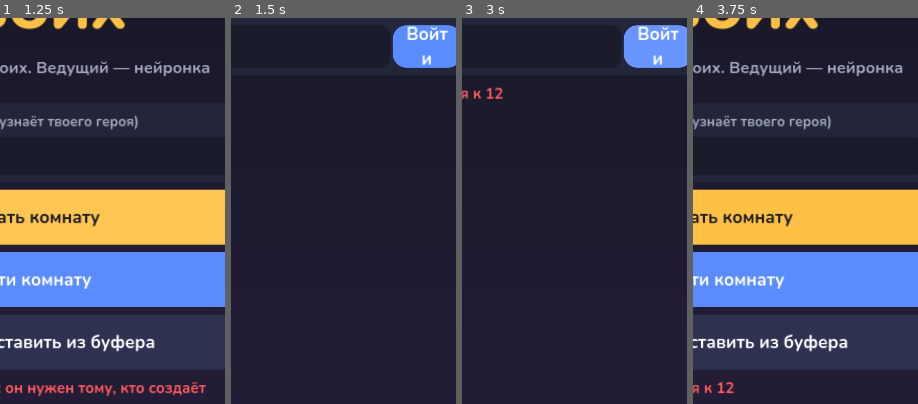
Above: before the commit, frames 1-4 (left to right).
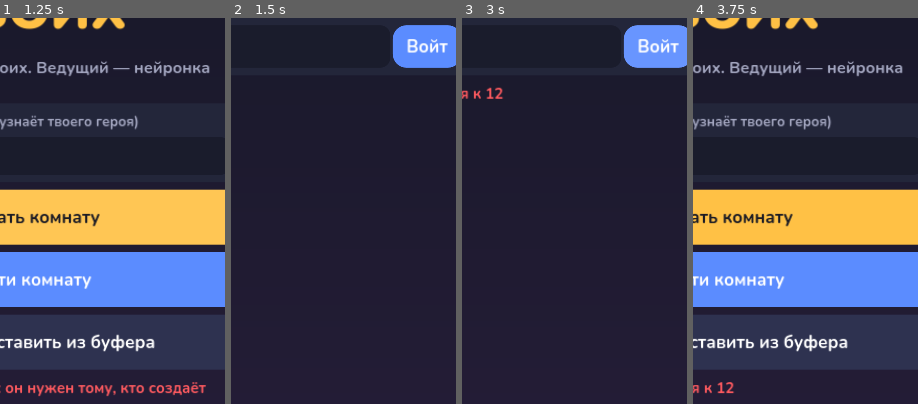
Above: after the commit, the same moments.

Repository: kokazolik/scumai
Game: Godot game, scene res://main.tscn
The game is run twice, just before and just after one commit, with the same random seed, the same clock (stepped at 60 frames per second) and the same inputs.
Inputs (mouse positions are % of the whole screen's width and height, from its top left):
- Up to frame 1 (1.25 s): click "Создать комнату" at 0.5 s
- Up to frame 2 (1.5 s): click "Найти комнату" at 1.25 s
- Up to frame 3 (3 s): click (42, 22) at 2.02 s; type "12" at 2.1 s; click "Войти" at 2.75 s
- Up to frame 4 (3.75 s): click "Назад" at 3.5 s
The pictures show only the part of the screen within x 44-94%, y 18-68%; the shares and areas given below are measured in that part.

Frame 1 is identical in both runs. In frame 2, 0.8% of the frame differs, in the area x 78-97%, y 2-13%; in frame 3, 0.8%; in frame 4, nothing differs.

Commit message:
Хроники двоих: проверки бросает сам игрок, кнопки не растут, своё действие в бою
Ведущий сначала показывает сложность, игрок жмёт «Бросить к20».
Кнопки вариантов с фиксированной высотой (autowrap у Button в 4.3
раздувает высоту). Удар своими словами в бою — обычная атака, если
ведущий не разобрал затею, ход не пропадает.

Co-Authored-By: Claude Opus 5.5 <noreply@anthropic.com>
Claude-Session: https://claude.ai/code/session_01Asjs6heXx4qzswk2j1ZAZK

Diff:
--- a/heroes/scripts/game.gd
+++ b/heroes/scripts/game.gd
@@ -8,6 +8,7 @@
 
 signal state_changed
 signal rolls_shown(rolls: Array)   # для анимации кубиков на всех телефонах
+signal _asks_finished
 
 const R = preload("res://scripts/rules.gd")
 const MapView = preload("res://scripts/map_view.gd")
@@ -48,7 +49,7 @@
 	return {"phase": "lobby", "campaign": {}, "heroes": {}, "log": [], "options": {},
 		"pending": [], "error": "", "save_info": _save_info(), "turn": 0,
 		"map": {"nodes": [], "edges": [], "cur": -1}, "combat": {}, "loot": {}, "shop": {},
-		"rolls": [], "roll_seq": 0}
+		"rolls": [], "roll_seq": 0, "ask": []}
 
 
 func hero_of(pname: String) -> Dictionary:
@@ -222,6 +223,9 @@
 
 
 func on_player_left(_id: int) -> void:
+	for a in state.ask:
+		if not a.done and not (str(a.who) in Net.players.values()):
+			_do_roll(str(a.who))
 	if phase == "play" and _all_acted():
 		_resolve()
 	elif phase == "create" and _all_have_heroes() and not state.heroes.is_empty():
@@ -384,7 +388,10 @@
 
 	# 1) какие нужны проверки
 	var rolls := []
-	var res: Dictionary = await LLM.chat_json(_checks_prompt(acts), 0.3, 400)
+	var res: Dictionary = await LLM.chat_json(_checks_prompt(acts), 0.3, 500)
+	if not Net.is_host():
+		return
+	var asks := []
 	if res.ok and res.data.get("checks") is Array:
 		var seen := {}
 		for c in res.data.checks:
@@ -393,24 +400,20 @@
 			var pname := _player_by_hero(str(c.get("who", "")))
 			if pname == "" or seen.has(pname) or not acts.has(pname):
 				continue
-			var r := _check(pname, str(c.get("kind", "skill")), str(c.get("name", "")), int(c.get("dc", 12)),
+			var a := _make_ask(pname, str(c.get("kind", "skill")), str(c.get("name", "")), int(c.get("dc", 12)),
 				int(c.get("adv", 0)), str(c.get("why", "")))
-			if r.is_empty():
+			if a.is_empty():
 				continue
 			seen[pname] = true
-			rolls.append(r)
+			asks.append(a)
+	if asks.size() > 0:
+		rolls = await _ask_rolls(asks, "roll")
 	var t0 := Time.get_ticks_msec()
-	if rolls.size() > 0:
-		_show_rolls(rolls)
-		for r in rolls:
-			_log("roll", r.hero, r.text)
-		_set_phase("thinking")
+	_set_phase("thinking")
 
 	# 2) рассказ
 	res = await LLM.chat_json(_narrate_prompt(_acts_text(acts), rolls, ""), 0.9, 1400)
-	var wait := (2300 * rolls.size()) - (Time.get_ticks_msec() - t0)
-	if rolls.size() > 0 and wait > 0:
-		await get_tree().create_timer(wait / 1000.0).timeout
+	await _wait_rolls(300)
 	_busy = false
 	if not Net.is_host():
 		return
@@ -460,6 +463,82 @@
 		_update_chronicle()
 
 
+## Готовит проверку, которую игрок бросит сам: показываем сложность, ждём нажатия «Бросить».
+func _make_ask(pname: String, kind: String, what: String, dc: int, adv: int, why: String) -> Dictionary:
+	var h: Dictionary = state.heroes[pname]
+	var info := _check_info(h, kind, what)
+	if info.is_empty():
+		return {}
+	return {"who": pname, "hero": h.name, "kind": kind, "what": what, "label": info.label, "bonus": info.bonus,
+		"dc": clampi(dc, 5, 25), "adv": clampi(adv, -1, 1), "why": why, "done": false}
+
+
+## Ставит проверки игрокам и ждёт, пока все бросят. Отсутствующие бросают автоматически.
+func _ask_rolls(asks: Array, ask_phase: String) -> Array:
+	state.ask = asks
+	if ask_phase != "":
+		phase = ask_phase
+		state.phase = ask_phase
+	_broadcast()
+	for a in asks:
+		if not (str(a.who) in Net.players.values()):
+			_do_roll(str(a.who))
+	if not _asks_done():
+		await _asks_finished
+	var rolls := []
+	for a in state.ask:
+		if a.has("result"):
+			rolls.append(a.result)
+	state.ask = []
+	return rolls
+
+
+func _asks_done() -> bool:
+	for a in state.ask:
+		if not a.done:
+			return false
+	return true
+
+
+func roll_now() -> void:
+	_roll_rpc.rpc_id(1)
+
+
+@rpc("any_peer", "call_local", "reliable")
+func _roll_rpc() -> void:
+	if Net.is_host():
+		_do_roll(_sender_name())
+
+
+func _do_roll(pname: String) -> void:
+	for a in state.ask:
+		if str(a.who) == pname and not a.done:
+			var r := _check(pname, str(a.kind), str(a.what), int(a.dc), int(a.adv), str(a.why))
+			if r.is_empty():
+				r = _check(pname, "ability", "СИЛ", int(a.dc), 0, str(a.why))
+			a.done = true
+			a.result = r
+			_show_rolls([r])
+			_log("roll", r.hero, r.text)
+			_broadcast()
+			if _asks_done():
+				# даём докатиться последнему кубику
+				get_tree().create_timer(maxf(0.1, (_rolls_until - Time.get_ticks_msec()) / 1000.0)).timeout.connect(func(): _asks_finished.emit())
+			return
+
+
+func _check_info(h: Dictionary, kind: String, what: String) -> Dictionary:
+	what = what.strip_edges()
+	if kind == "save" or what.to_lower().begins_with("спас"):
+		var a := _ability_from(what)
+		return {} if a == "" else {"label": "спасбросок " + a, "bonus": R.save_bonus(h, a)}
+	var s := _skill_from(what)
+	if s != "":
+		return {"label": s, "bonus": R.skill_bonus(h, s)}
+	var a2 := _ability_from(what)
+	return {} if a2 == "" else {"label": str(R.AB_NAME[a2]), "bonus": R.amod(h, a2)}
+
+
 ## Проверка навыка / спасбросок / характеристика. Возвращает описание броска.
 func _check(pname: String, kind: String, what: String, dc: int, adv: int, why: String) -> Dictionary:
 	var h: Dictionary = state.heroes[pname]
@@ -493,7 +572,8 @@
 	var txt := "%s (%s): к20 = %d%s%s = %d против %d — %s" % [label, why, r.value, _sgn(bonus),
 		(" + вдохновение %d" % r.insp) if r.insp > 0 else "", total, dc, outcome]
 	return {"who": pname, "hero": h.name, "label": "%s · %s" % [h.name, label], "d20": r.value, "d20b": r.other,
-		"adv": r.adv, "mod": bonus + r.insp, "total": total, "dc": dc, "outcome": outcome, "text": txt}
+		"adv": r.adv, "mod": bonus + r.insp, "total": total, "dc": dc, "outcome": outcome, "text": txt,
+		"kind": "save" if label.begins_with("спас") else "check"}
 
 
 func _skill_from(s: String) -> String:
@@ -1083,8 +1163,10 @@
 		var crit := v == 20 or (hit and int(h.hp) <= 0)
 		var line := "%s атакует %s: %d против КД %d — " % [en.name, h.name, total, hac]
 		var outcome := "промах"
+		var dealt := -1
 		if hit:
 			var dmg := _roll_damage(str(en.dmg), crit)
+			dealt = dmg
 			outcome = "критическое попадание" if crit else "попадание"
 			line += "%s, %d урона." % [outcome, dmg]
 			var extra := _damage_hero(target, dmg, crit)
@@ -1096,7 +1178,8 @@
 			line += "промах."
 		_log("cbt", en.name, line)
 		rolls.append({"label": "%s ⚔ %s" % [en.name, h.name], "d20": v, "d20b": -1 if adv == 0 else (b if v == a else a),
-			"adv": adv, "mod": int(en.atk), "total": total, "dc": hac, "outcome": outcome})
+			"adv": adv, "mod": int(en.atk), "total": total, "dc": hac, "outcome": outcome,
+			"kind": "enemy", "dmg": dealt, "target": target})
 	_show_rolls(rolls)
 
 
@@ -1136,7 +1219,7 @@
 		else:
 			_log("cbt", h.name, "%s: спасбросок от смерти %d — провал (%d/3)." % [h.name, v, h.death_f])
 	_show_rolls([{"label": "%s · спасбросок от смерти" % h.name, "d20": v, "d20b": -1, "adv": 0, "mod": 0,
-		"total": v, "dc": 10, "outcome": outcome}])
+		"total": v, "dc": 10, "outcome": outcome, "kind": "death"}])
 
 
 ## Конец боя: победа, поражение или бегство. Возвращает true, если бой закончен.
@@ -1271,10 +1354,10 @@
 			state.heroes[to].inspired = true
 			_log("cbt", h.name, "%s вдохновляет %s песней: +1к6 к следующему броску." % [h.name, state.heroes[to].name])
 		"flee":
-			var r := _check(pname, "skill", "Акробатика", 10 + _alive_enemies().size(), 0, "сбежать")
-			_show_rolls([r])
-			_log("roll", h.name, r.text)
-			if r.outcome.contains("успех"):
+			_busy = true
+			var rr: Array = await _ask_rolls([_make_ask(pname, "skill", "Акробатика", 10 + _alive_enemies().size(), 0, "сбежать")], "")
+			_busy = false
+			if rr.size() > 0 and str(rr[0].outcome).contains("успех"):
 				c.fled = true
 		"free":
 			_busy = true
@@ -1325,6 +1408,7 @@
 		var crit: bool = r.value == 20 or (hit and en.asleep and not info.ranged)
 		var line := "%s бьёт %s (%s): %d против КД %d — " % [h.name, en.name, info.name, total, en.ac]
 		var outcome := "промах"
+		var dealt := -1
 		if hit:
 			var dmg := _roll_damage(str(info.dice), crit) + int(info.bonus)
 			var sneak := ""
@@ -1334,13 +1418,15 @@
 				dmg += sd
 				sneak = " + скрытая атака"
 			dmg = maxi(1, dmg)
+			dealt = dmg
 			outcome = "критическое попадание" if crit else "попадание"
 			line += "%s%s, %d урона. %s" % [outcome, sneak, dmg, _hit_enemy(ti, dmg, "")]
 		else:
 			line += "промах."
 		_log("cbt", h.name, line)
 		rolls.append({"label": "%s ⚔ %s" % [h.name, en.name], "d20": r.value, "d20b": r.other, "adv": r.adv,
-			"mod": int(info.atk) + r.insp, "total": total, "dc": int(en.ac), "outcome": outcome})
+			"mod": int(info.atk) + r.insp, "total": total, "dc": int(en.ac), "outcome": outcome,
+			"kind": "attack", "dmg": dealt, "dmg_text": "%s%+d" % [R.dice_ru(str(info.dice)), int(info.bonus)]})
 	_show_rolls(rolls)
 	return true
 
@@ -1383,14 +1469,17 @@
 				var hit: bool = (total >= int(en.ac) or r.value == 20) and r.value != 1
 				var crit: bool = r.value == 20
 				var line := "%s в %s: %d против КД %d — " % [head, en.name, total, en.ac]
+				var dealt := -1
 				if hit:
 					var dmg := _roll_damage(dice, crit)
+					dealt = dmg
 					line += "попадание, %d урона. %s" % [dmg, _hit_enemy(ti, dmg, "")]
 				else:
 					line += "промах."
 				_log("cbt", h.name, line)
 				rolls.append({"label": "%s · %s" % [h.name, sp.name], "d20": r.value, "d20b": r.other, "adv": r.adv,
-					"mod": sa + r.insp, "total": total, "dc": int(en.ac), "outcome": ("попадание" if hit else "промах")})
+					"mod": sa + r.insp, "total": total, "dc": int(en.ac), "outcome": ("попадание" if hit else "промах"),
+					"kind": "spell", "dmg": dealt})
 		"auto":
 			var ti := _target_enemy(int(target) if (target is int or target is float) else -1)
 			if ti < 0:
@@ -1470,24 +1559,37 @@
 	_log("act", h.name, text)
 	state.combat.wait = true
 	_broadcast()
-	var res: Dictionary = await LLM.chat_json(_free_combat_prompt(pname, text), 0.5, 400)
+	var res: Dictionary = await LLM.chat_json(_free_combat_prompt(pname, text), 0.5, 700)
 	if state.combat.is_empty():
 		return
 	state.combat.erase("wait")
-	if not res.ok:
-		_log("cbt", h.name, "Ведущий не понял затею, %s теряет ход." % h.name)
+	var low := text.to_lower()
+	var plain_attack := false
+	for w in ["бью", "бьёт", "бить", "удар", "атак", "рублю", "рубан", "колю", "режу", "стреля", "пронза", "мечом", "топором", "кинжал"]:
+		if low.contains(w):
+			plain_attack = true
+	if not res.ok or (plain_attack and not low.contains("толк") and not low.contains("брос")):
+		# обычный удар своими словами — просто атакуем, ход не теряется
+		var target: int = int(_last_target.get(pname, -1))
+		for i in _alive_enemies():
+			var nm := str(state.combat.enemies[i].base_name).to_lower()
+			if nm.length() >= 4 and low.contains(nm.left(nm.length() - 2)):
+				target = i
+				break
+		_hero_attack(pname, target)
 		return
 	var d: Dictionary = res.data
 	var chk = d.get("check")
 	if not (chk is Dictionary) or str(chk.get("name", "")) == "":
 		chk = {"kind": "skill", "name": "Атлетика", "dc": 13}
-	var success := false
-	var r := _check(pname, str(chk.get("kind", "skill")), str(chk.name), clampi(int(chk.get("dc", 13)), 10, 20), int(chk.get("adv", 0)), "затея")
-	if r.is_empty():
-		r = _check(pname, "skill", "Атлетика", 13, 0, "затея")
-	_show_rolls([r])
-	_log("roll", h.name, r.text)
-	success = r.outcome.contains("успех")
+	var a := _make_ask(pname, str(chk.get("kind", "skill")), str(chk.name), clampi(int(chk.get("dc", 13)), 10, 20), int(chk.get("adv", 0)), "затея")
+	if a.is_empty():
+		a = _make_ask(pname, "skill", "Атлетика", 13, 0, "затея")
+	var rr: Array = await _ask_rolls([a], "")
+	if state.combat.is_empty() or rr.is_empty():
+		return
+	var r: Dictionary = rr[0]
+	var success: bool = r.outcome.contains("успех")
 	var txt := str(d.get("success" if success else "fail", ""))
 	if txt != "":
 		_log("gm", "", txt)
--- a/heroes/scripts/main.gd
+++ b/heroes/scripts/main.gd
@@ -275,12 +275,10 @@
 	var nc := _card()
 	nc.add_child(_label("Новая кампания: выбери мир", 24, C_MUTED))
 	for i in Game.SETTINGS.size():
-		var b := _button(Game.SETTINGS[i], C_PURPLE if i == _setting else C_CARD2, func():
+		var b := _wrap_button(Game.SETTINGS[i], C_PURPLE if i == _setting else C_CARD2, func():
 			_setting = i
 			screen = ""
-			_refresh())
-		b.custom_minimum_size.y = 76
-		b.add_theme_font_size_override("font_size", 24)
+			_refresh(), 23, 80)
 		nc.add_child(b)
 	nc.add_child(_label("Пожелания ведущему (необязательно)", 22, C_MUTED))
 	var wish := LineEdit.new()
@@ -667,8 +665,14 @@
 func _bottom_mode() -> String:
 	var me := Game.my_pname()
 	var h := Game.my_hero()
+	var asks: Array = Game.state.get("ask", [])
+	if asks.size() > 0:
+		var sig := "ask"
+		for a in asks:
+			sig += "%s%s" % [a.who, a.done]
+		return sig
 	match Game.phase:
-		"thinking":
+		"thinking", "roll":
 			return "thinking"
 		"combat":
 			if Game.state.combat.get("wait", false):
@@ -709,6 +713,9 @@
 		b.add_child(l)
 		return
 	refs.erase("dots")
+	if mode.begins_with("ask"):
+		_build_ask(b)
+		return
 	if mode.begins_with("myturn"):
 		_build_turn_menu(b)
 		return
@@ -738,16 +745,7 @@
 	input.text = _draft
 	refs.action_input = input
 	for o in opts:
-		var ob := Button.new()
-		ob.text = "› " + str(o)
-		ob.alignment = HORIZONTAL_ALIGNMENT_LEFT
-		ob.autowrap_mode = TextServer.AUTOWRAP_WORD_SMART
-		ob.add_theme_font_size_override("font_size", 22)
-		ob.add_theme_color_override("font_color", C_ACCENT)
-		ob.add_theme_stylebox_override("normal", _box(C_CARD, 12, 10))
-		ob.add_theme_stylebox_override("hover", _box(C_CARD2, 12, 10))
-		ob.add_theme_stylebox_override("pressed", _box(C_CARD2, 12, 10))
-		ob.pressed.connect(func(): input.text = str(o))
+		var ob := _wrap_button("› " + str(o), C_CARD, func(): input.text = str(o), 21, 60, C_ACCENT)
 		b.add_child(ob)
 	b.add_child(input)
 	var row := HBoxContainer.new()
@@ -760,6 +758,27 @@
 	go.custom_minimum_size.y = 80
 	row.add_child(go)
 	b.add_child(row)
+
+
+func _build_ask(b: VBoxContainer) -> void:
+	for a in Game.state.ask:
+		var c := _card(Color("2b2547"))
+		var adv := ""
+		if int(a.adv) > 0:
+			adv = " · с преимуществом"
+		elif int(a.adv) < 0:
+			adv = " · с помехой"
+		c.add_child(_label("Проверка: %s — %s" % [a.hero, a.label], 24, C_ACCENT))
+		c.add_child(_label("Сложность %d · бонус %+d%s%s" % [int(a.dc), int(a.bonus), adv, (" · " + str(a.why)) if str(a.why) != "" else ""], 22, C_INK))
+		if a.done:
+			c.add_child(_label("Брошено", 22, C_GREEN))
+		elif str(a.who) == Game.my_pname():
+			var rb := _button("🎲 Бросить к20", C_ACCENT, func():
+				Game.roll_now())
+			c.add_child(rb)
+		else:
+			c.add_child(_label("Ждём, когда %s бросит кубик" % a.hero, 22, C_MUTED))
+		b.add_child(c.get_parent())
 
 
 func _wait_text() -> String:
@@ -1293,7 +1312,7 @@
 	b.text = text
 	b.custom_minimum_size = Vector2(0, 88)
 	b.add_theme_font_size_override("font_size", 28)
-	b.autowrap_mode = TextServer.AUTOWRAP_WORD_SMART
+	b.text_overrun_behavior = TextServer.OVERRUN_TRIM_ELLIPSIS
 	var dark := color.get_luminance() > 0.55
 	b.add_theme_stylebox_override("normal", _box(color, 22))
 	b.add_theme_stylebox_override("hover", _box(color.lightened(0.08), 22))
@@ -1336,8 +1355,29 @@
 
 
 func _menu_button(text: String, color: Color, cb: Callable) -> Button:
-	var b := _small_wide_button(text, color, cb)
-	b.alignment = HORIZONTAL_ALIGNMENT_LEFT
+	return _wrap_button(text, color, cb, 21, 72)
+
+
+## Кнопка с переносом строк. Высота фиксированная: у Button с autowrap в Godot 4.3
+## высота пересчитывается по кругу и кнопка растёт при каждом нажатии.
+func _wrap_button(text: String, color: Color, cb: Callable, font := 22, h := 72, text_color := Color.WHITE) -> Button:
+	var b := _button("", color, cb)
+	b.custom_minimum_size = Vector2(0, h)
+	b.clip_contents = true
+	var l := Label.new()
+	l.text = text
+	l.autowrap_mode = TextServer.AUTOWRAP_WORD_SMART
+	l.vertical_alignment = VERTICAL_ALIGNMENT_CENTER
+	l.add_theme_font_size_override("font_size", font)
+	l.add_theme_color_override("font_color", text_color)
+	l.mouse_filter = Control.MOUSE_FILTER_IGNORE
+	l.set_anchors_preset(Control.PRESET_FULL_RECT)
+	l.offset_left = 16
+	l.offset_right = -12
+	l.offset_top = 4
+	l.offset_bottom = -4
+	l.clip_text = true
+	b.add_child(l)
 	return b
 
 
@@ -1416,6 +1456,10 @@
 				tab = want
 				screen = ""
 				_refresh()
+	for a in Game.state.get("ask", []):
+		if str(a.who) == me and not a.done:
+			Game.roll_now()
+			return
 	match Game.phase:
 		"lobby":
 			if _auto == "host" and Net.players.size() >= 2:
